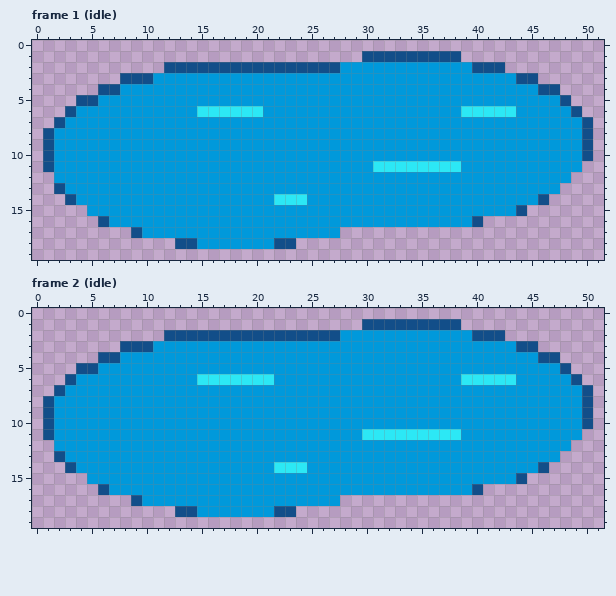
Edited in one commit: pixel-art file (art/depths/puddle@50.aseprite). Above: the version before the commit.
52x20 pixels, 2 frames. Shown: frame 1 (idle), frame 2 (idle).
And afterwards:
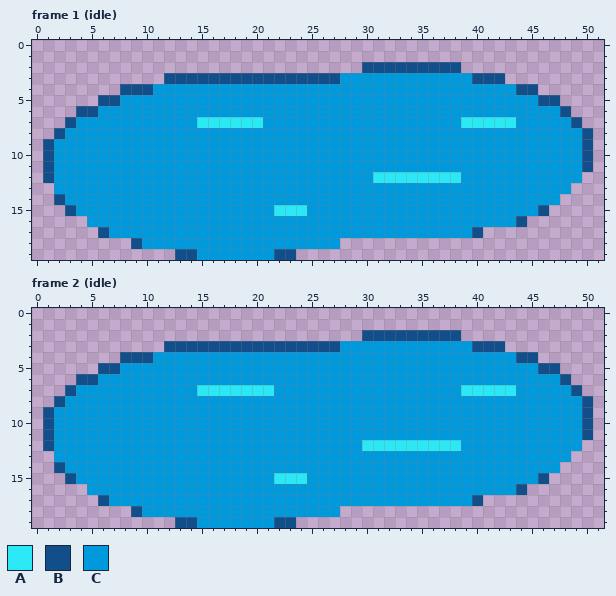
Palette (. is transparent): A #2ce8f5  B #124e89  C #0099db
Edits made:
Frame 1 (idle):
The edit turns colour C into colour A in row 7 at x 15 to 20 and 39 to 43; in row 12 at x 31 to 38; in row 15 at x 22 to 24.
There is now colour B in row 11 at x 50; in row 12 at x 1; in row 14 at x 2; in row 15 at x 3 and 46; in row 16 at x 44; in row 17 at x 6 and 40.
There is now colour B in row 18 at x 9; in row 19 at x 13 to 14 and 22 to 23.
The edit turns colour C into colour B in row 2 at x 30 to 38; in row 3 at x 12 to 27 and 40 to 42; in row 4 at x 8 to 10 and 44 to 45; in row 5 at x 6 to 7 and 46 to 47; in row 6 at x 4 to 5 and 48; in row 7 at x 3 and 49.
The edit turns colour C into colour B in row 8 at x 2.
There is now colour C in row 12 at x 49; in row 13 at x 48; in row 14 at x 47; in row 15 at x 4 and 45; in row 16 at x 5 and 41 to 43; in row 17 at x 7 to 8 and 28 to 39.
There is now colour C in row 18 at x 10 to 12 and 24 to 27; in row 19 at x 15 to 21.
The edit turns colour A into colour C in row 6 at x 15 to 20 and 39 to 43; in row 11 at x 31 to 38; in row 14 at x 22 to 24.
The edit turns colour B into colour C in row 13 at x 2; in row 14 at x 3 and 46; in row 15 at x 44; in row 16 at x 6 and 40; in row 17 at x 9; in row 18 at x 13 to 14 and 22 to 23.
The edit erases colour B in row 1 at x 30 to 38; in row 2 at x 12 to 27 and 40 to 42; in row 3 at x 8 to 10 and 44 to 45; in row 4 at x 6 to 7 and 46 to 47; in row 5 at x 4 to 5 and 48; in row 6 at x 3 and 49.
The edit erases colour B in row 7 at x 2 and 50; in row 8 at x 1.
The edit erases colour C in row 2 at x 28 to 29 and 39; in row 3 at x 11 and 43.
Frame 2 (idle):
The edit turns colour C into colour A in row 7 at x 15 to 21 and 39 to 43; in row 12 at x 30 to 38; in row 15 at x 22 to 24.
There is now colour B in row 11 at x 50; in row 12 at x 1; in row 14 at x 2; in row 15 at x 3 and 46; in row 16 at x 44; in row 17 at x 6 and 40.
There is now colour B in row 18 at x 9; in row 19 at x 13 to 14 and 22 to 23.
The edit turns colour C into colour B in row 2 at x 30 to 38; in row 3 at x 12 to 27 and 40 to 42; in row 4 at x 8 to 10 and 44 to 45; in row 5 at x 6 to 7 and 46 to 47; in row 6 at x 4 to 5 and 48; in row 7 at x 3 and 49.
The edit turns colour C into colour B in row 8 at x 2.
There is now colour C in row 12 at x 49; in row 13 at x 48; in row 14 at x 47; in row 15 at x 4 and 45; in row 16 at x 5 and 41 to 43; in row 17 at x 7 to 8 and 28 to 39.
There is now colour C in row 18 at x 10 to 12 and 24 to 27; in row 19 at x 15 to 21.
The edit turns colour A into colour C in row 6 at x 15 to 21 and 39 to 43; in row 11 at x 30 to 38; in row 14 at x 22 to 24.
The edit turns colour B into colour C in row 13 at x 2; in row 14 at x 3 and 46; in row 15 at x 44; in row 16 at x 6 and 40; in row 17 at x 9; in row 18 at x 13 to 14 and 22 to 23.
The edit erases colour B in row 1 at x 30 to 38; in row 2 at x 12 to 27 and 40 to 42; in row 3 at x 8 to 10 and 44 to 45; in row 4 at x 6 to 7 and 46 to 47; in row 5 at x 4 to 5 and 48; in row 6 at x 3 and 49.
The edit erases colour B in row 7 at x 2 and 50; in row 8 at x 1.
The edit erases colour C in row 2 at x 28 to 29 and 39; in row 3 at x 11 and 43.
